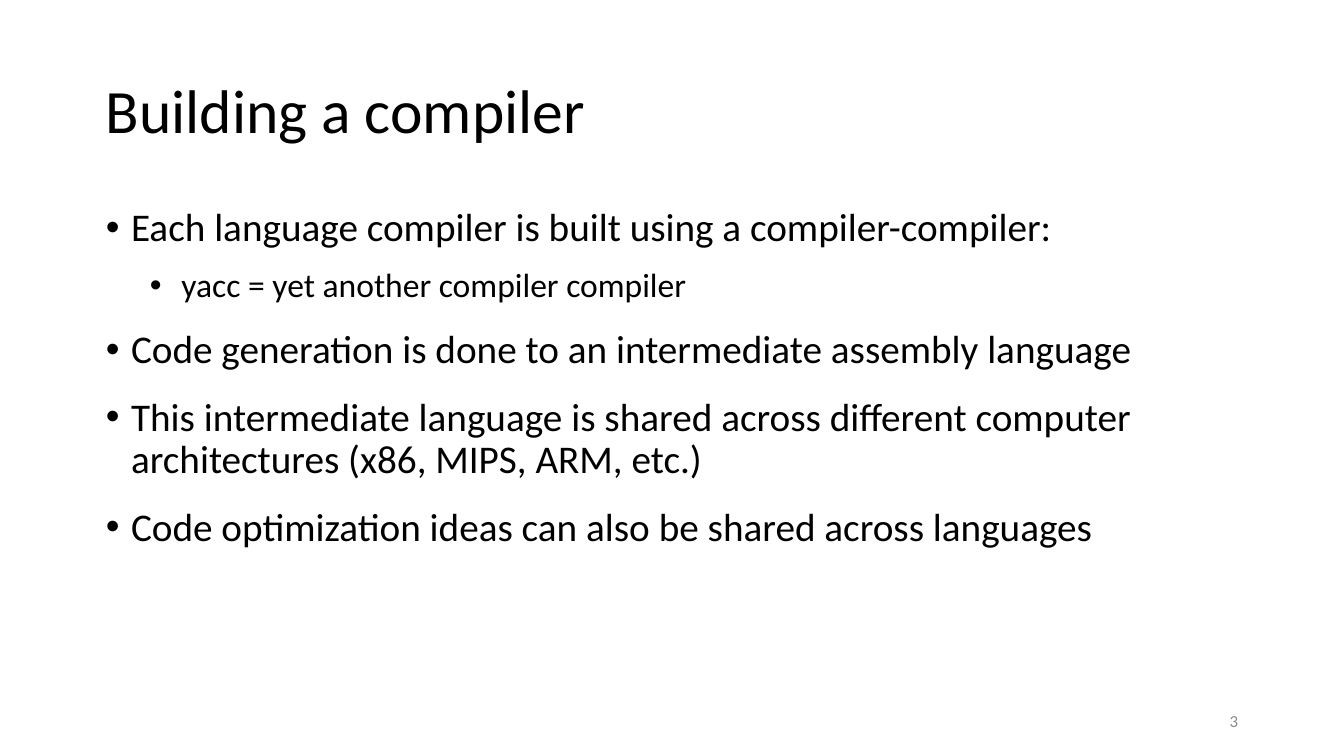
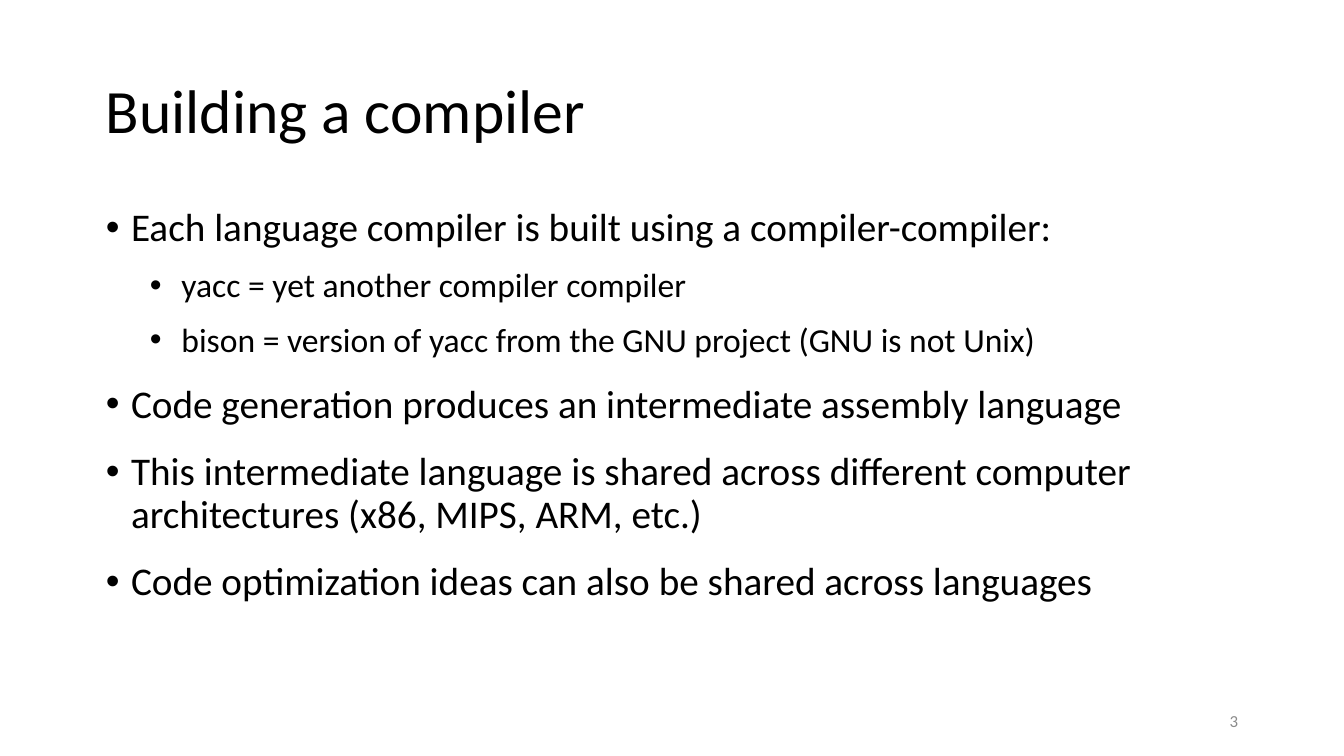
Before and after one commit to anoopsarkar/compilers-class, a slide deck: slide 3 of assets/ppt/intro/in4-stages-of-a-compiler.pptx. Drawn at 1344x756 pixels with LibreOffice and Linux fonts; fonts in the diff are those of the drawing. Boxes give left, top, right and bottom in pixels: in the first picture for what was removed or moved away, otherwise in the second. Text is boxed around its words. In the diff, an @@ line names an element or a change of style, - is before the commit and + after.

```diff
--- a/assets/ppt/intro/in4-stages-of-a-compiler.pptx
+++ b/assets/ppt/intro/in4-stages-of-a-compiler.pptx
@@ text at (131,327,1121,425): text changed @@
-• Code generation is done to an intermediate assembly language
+  • bison = version of yacc from the GNU project (GNU is not Unix)
+• Code generation produces an intermediate assembly language
```
Also in this commit, not shown: 6 other slides changed, 5 other files.
